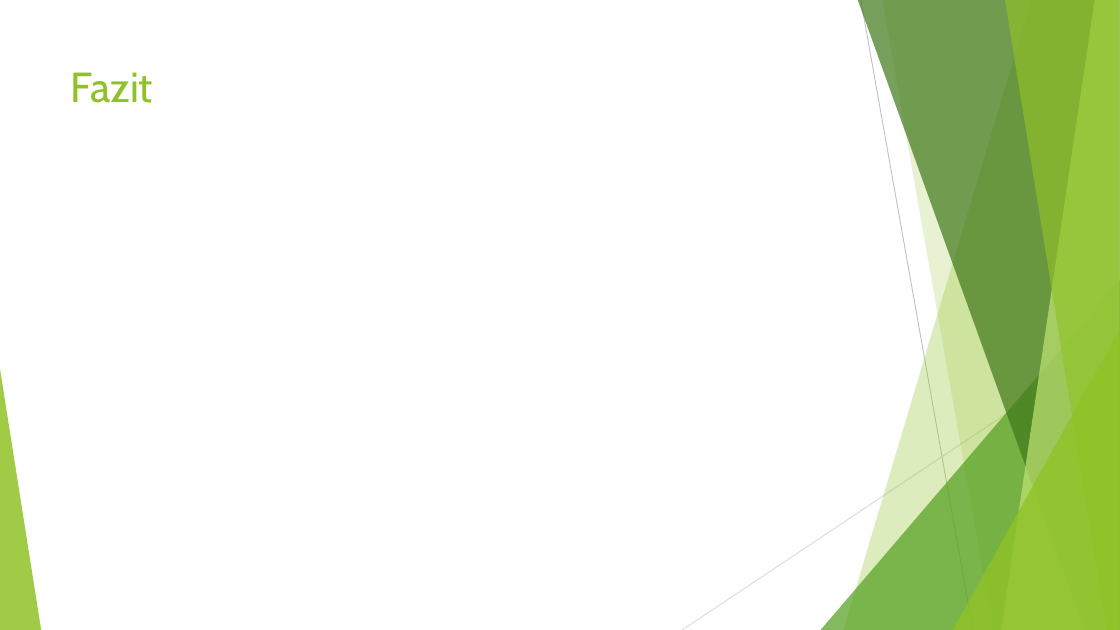
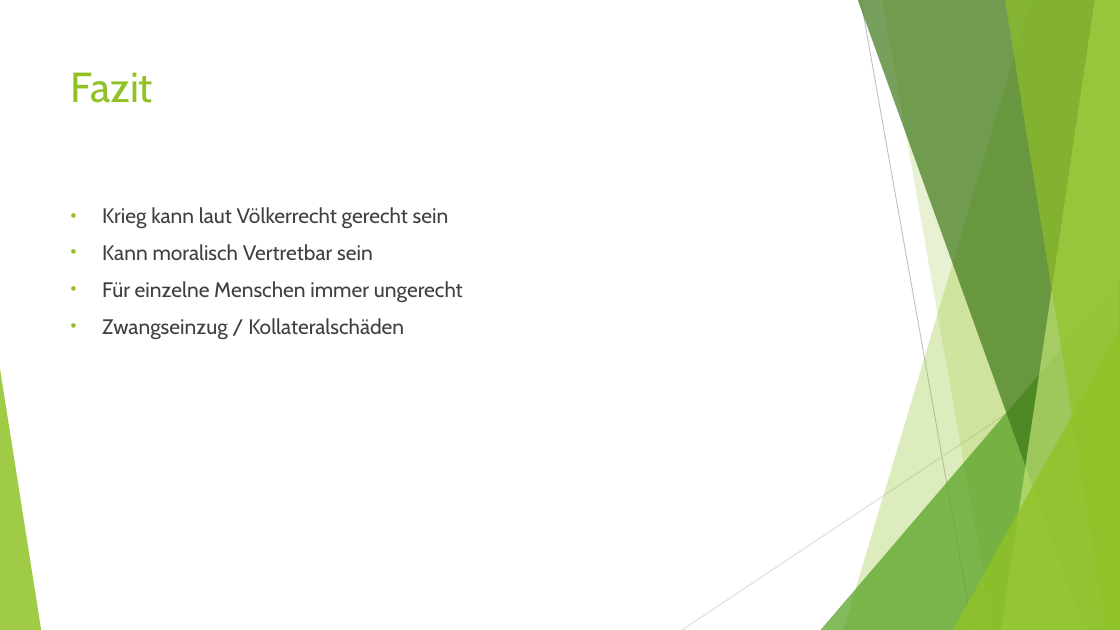
Before and after one commit to DominikEisele/gerechter_Krieg, a slide deck: slide 9 of gerechter_krieg_ethik.pptx. Drawn at 1120x630 pixels with LibreOffice and Linux fonts; fonts in the diff are those of the drawing. Boxes give left, top, right and bottom in pixels: in the first picture for what was removed or moved away, otherwise in the second. Text is boxed around its words. In the diff, an @@ line names an element or a change of style, - is before the commit and + after.

```diff
--- a/gerechter_krieg_ethik.pptx
+++ b/gerechter_krieg_ethik.pptx
@@ text added at (102, 207, 463, 340), 18 pt, text #404040 @@
+• Krieg kann laut Völkerrecht gerecht sein
+• Kann moralisch Vertretbar sein
+• Für einzelne Menschen immer ungerecht
+• Zwangseinzug / Kollateralschäden
```
Also in this commit, not shown: 2 other slides changed, 1 slide added, 1 slide removed.
